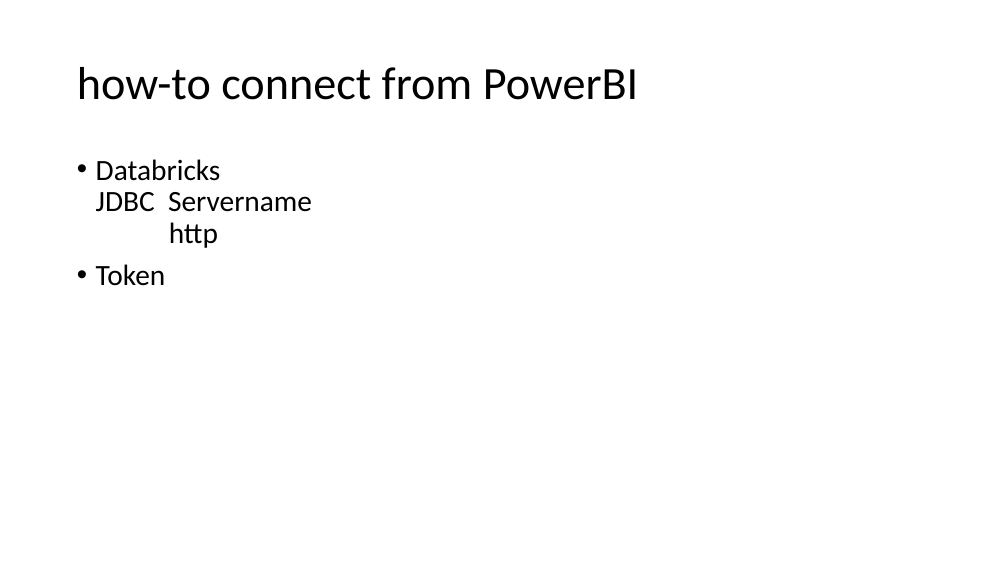
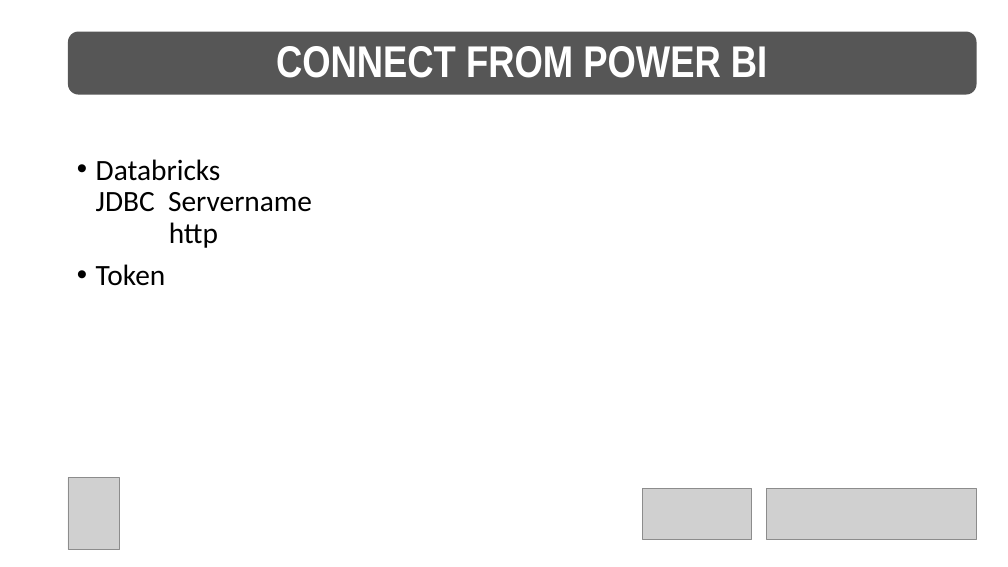
Before and after one commit to net-CDE/presentations, a slide deck: slide 20 of SQLKonferenz2023/mainContent_jul2023.pptx (slide 16 before the commit). Drawn at 1008x567 pixels with LibreOffice and Linux fonts; fonts in the diff are those of the drawing; grey boxes stand for pictures. Boxes give left, top, right and bottom in pixels: in the first picture for what was removed or moved away, otherwise in the second. Text is boxed around its words. In the diff, an @@ line names an element or a change of style, - is before the commit and + after.

```diff
--- a/SQLKonferenz2023/mainContent_jul2023.pptx
+++ b/SQLKonferenz2023/mainContent_jul2023.pptx
@@ rounded rectangle added at (x1=68, y1=32, x2=977, y2=95), fill #565656, 42.3 pt, text #FFFFFF, bold @@
+CONNECT FROM POWER BI
@@ title removed at (x1=77, y1=67, x2=639, y2=100) @@
-how-to connect from PowerBI
@@ picture added at (x1=68, y1=478, x2=119, y2=550) @@
@@ picture added at (x1=642, y1=488, x2=752, y2=540) @@
@@ picture added at (x1=767, y1=488, x2=977, y2=539) @@
```
Also in this commit, not shown: 12 other slides changed, 12 slides added, 7 slides removed, 3 other files.
